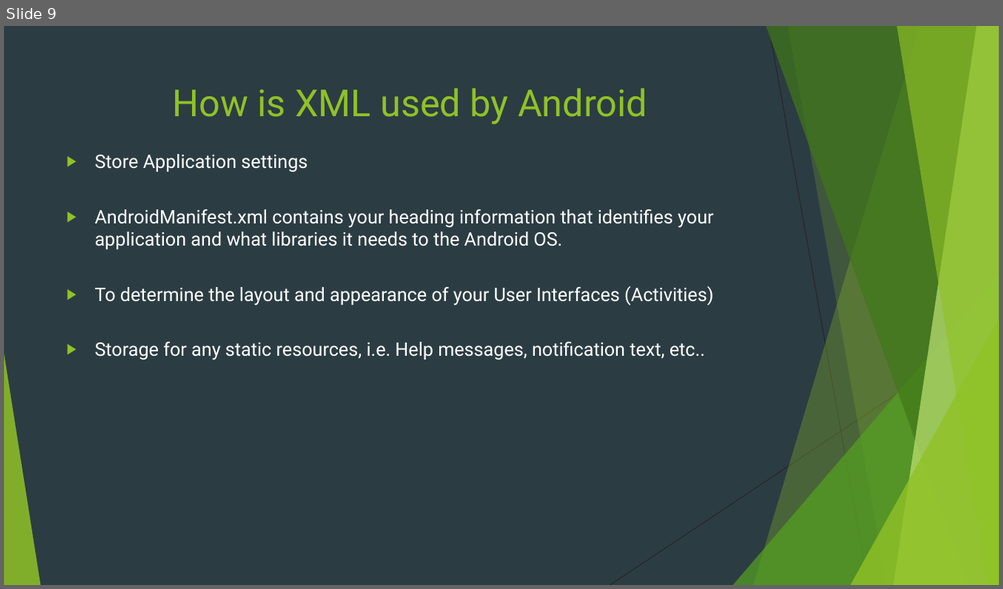
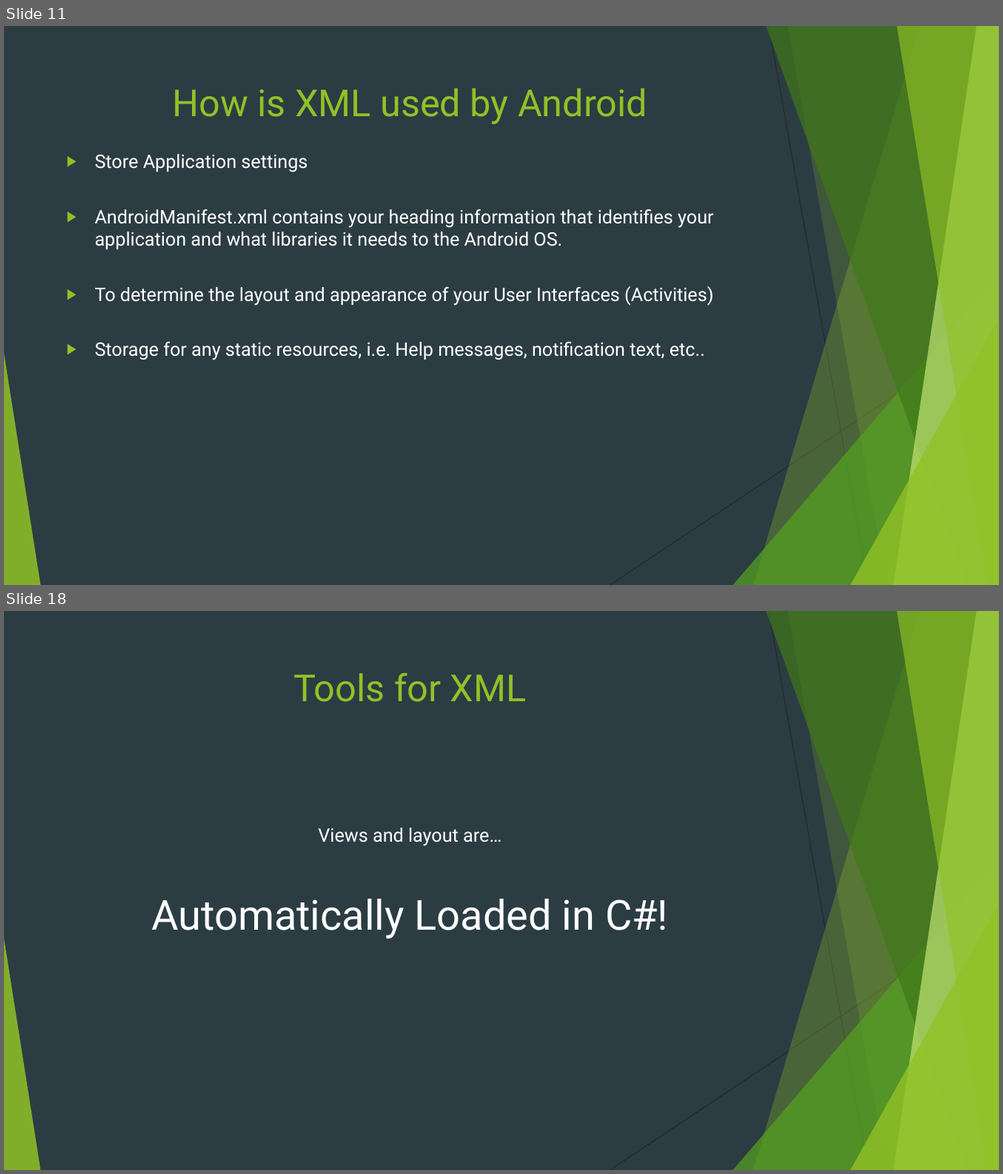
Before and after one commit to Sylvia-Olliff/XML-class, a slide deck: XML for Android.pptx. Shown one above the other, each under a label of ours: slide 9 before the commit, slides 11 and 18 after it; the slides between them are not shown. The pictures are 1003x589 and 1003x1174 pixels, drawn with LibreOffice and Linux fonts; fonts in the diff are those of the drawing. Boxes give left, top, right and bottom in pixels: in the first picture for what was removed or moved away, otherwise in the second. Text is boxed around its words. In the diff, an @@ line names an element or a change of style, - is before the commit and + after.

```diff
--- a/XML for Android.pptx
+++ b/XML for Android.pptx
@@ slide 18 added at [4,611,999,1170], background #2C3C43; not listed: 10 template elements that a slide beside it also shows @@
@@ title added at [293,673,526,702], 36 pt, text #90C226 @@
+Tools for XML
@@ text added at [151,828,668,939], 40 pt, text #FFFFFF @@
+Views and layout are…
+Automatically Loaded in C#!
@@ what was slide 9 is now slide 11 @@
```
Also in this commit, not shown: 3 slides changed, 7 other slides added.
